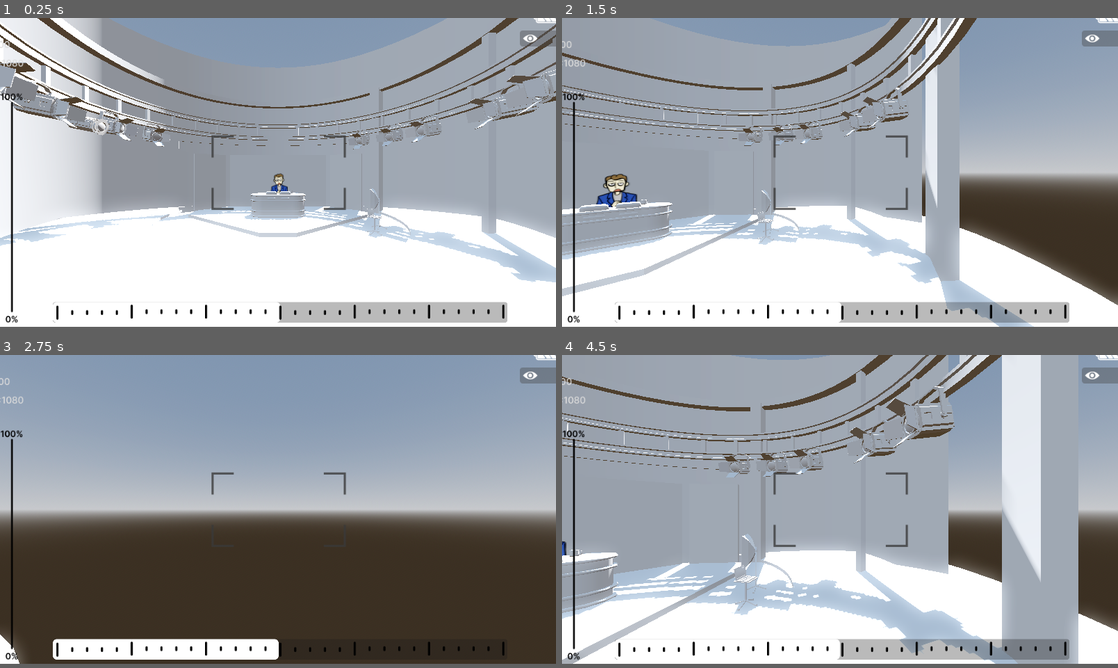
Above: before the commit, frames 1-4 (two rows, left to right).
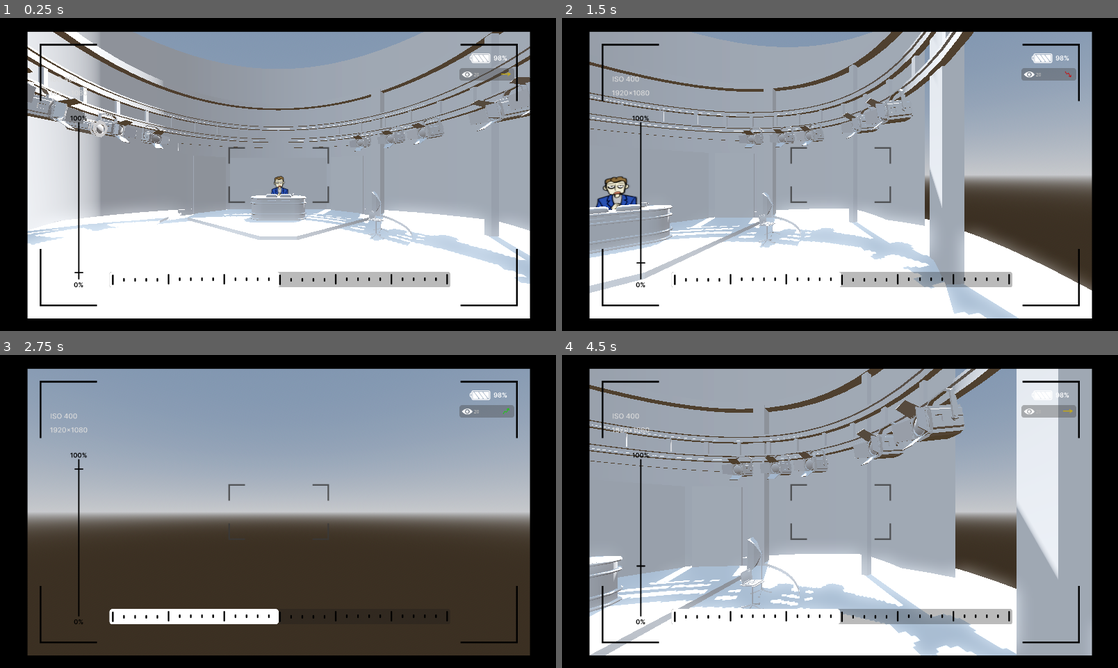
Above: after the commit, the same moments.

Repository: RyujinDraknir/GGJ-2024
Game: Godot game, scene res://scenes/main.tscn
The game is run twice, just before and just after one commit, with the same random seed, the same clock (stepped at 60 frames per second) and the same inputs.
Inputs (mouse positions are in pixels of both pictures, inside the frame that each line leads up to):
- Up to frame 1 (0.25 s): no input
- Up to frame 2 (1.5 s): tap Enter at 0.5 s; move the mouse to (867, 171) at 0.52 s; press the mouse at (867, 171) at 0.53 s; hold D (right) 0.53-1.28 s; move the mouse to (812, 174) at 1.27 s; release the mouse at (812, 174) at 1.28 s; hold A (left) from 1.28 s (still down); tap V (bad) at 1.35 s
- Up to frame 3 (2.75 s): click (250, 511) at 1.55 s; move the mouse to (289, 505) at 2.02 s; release A (left) at 2.03 s; press the mouse at (289, 505) at 2.03 s; hold D (right) from 2.03 s (still down); tap N (good) at 2.1 s
- Up to frame 4 (4.5 s): move the mouse to (834, 514) at 2.77 s; release the mouse at (834, 514) at 2.78 s; tap B (neutral) at 2.85 s; click (834, 514) at 3.05 s; move the mouse to (878, 514) at 3.52 s; release D (right) at 3.53 s; press the mouse at (878, 514) at 3.53 s; hold A (left) from 3.53 s (still down); move the mouse to (795, 505) at 4.27 s; release the mouse at (795, 505) at 4.28 s; click (795, 505) at 4.35 s
In our replay, the window is 800x444 before the commit and 800x450 after it. These sizes can differ from the game's own. Grey fills any space a smaller window leaves; there, only what the larger window draws over its background counts as a difference.

The runs differ from the first frame. In frame 1, 30% of the frame differs, in the area x 0-100%, y 0-99%; in frame 2, 31%; in frame 3, 23%; in frame 4, 37%.

Commit message:
add dynamic zoom ui

Diff:
--- /dev/null
+++ b/prefabScenes/ProgressZoom.gd
@@ -0,0 +1,28 @@
+extends Sprite2D
+
+@onready var zoomBar : Sprite2D = get_parent()
+#@onready var player = get_node("Player")
+
+const MAX_HEIGHT_POURCENT : float = 0.8
+
+var parentBarWidth : int
+var parentBarHeight : int
+
+# Called when the node enters the scene tree for the first time.
+func _ready():
+	parentBarHeight = zoomBar.texture.get_height()
+	position.y = round(parentBarHeight/2 * MAX_HEIGHT_POURCENT)
+
+# Called every frame. 'delta' is the elapsed time since the previous frame.
+func _process(delta):
+	var player = get_parent().get_parent().get_parent().get_parent();
+	var barPosition : Vector2 = zoomBar.position
+	print("---------------")
+	print(player.zoom)
+	var yTarget = 0;
+	if player.zoom:
+		yTarget = round(-(parentBarHeight/2 * MAX_HEIGHT_POURCENT))
+	else:
+		yTarget = round(parentBarHeight/2 * MAX_HEIGHT_POURCENT)
+	barPosition.y = yTarget
+	position.y = lerp(position.y, yTarget, 0.2)
--- a/prefabScenes/player_hud.tscn
+++ b/prefabScenes/player_hud.tscn
@@ -7,6 +7,8 @@
 [ext_resource type="Texture2D" uid="uid://ctjnd66qmqnji" path="res://assets/images/Audimat-notstonks.svg" id="4_60m7g"]
 [ext_resource type="Texture2D" uid="uid://baufa7x3hmp02" path="res://assets/images/Audimat-neutral.svg" id="5_hl44a"]
 [ext_resource type="Texture2D" uid="uid://d1lbc1crm60f7" path="res://assets/images/Zoom.png" id="7_3j27g"]
+[ext_resource type="Texture2D" uid="uid://lth8j2nn2lx0" path="res://assets/images/Progress Zoom.svg" id="8_g2lwu"]
+[ext_resource type="Script" path="res://prefabScenes/ProgressZoom.gd" id="9_2pojh"]
 
 [sub_resource type="StyleBoxFlat" id="StyleBoxFlat_x0knh"]
 bg_color = Color(1, 1, 1, 1)
@@ -96,3 +98,7 @@
 position = Vector2(-690, 95)
 scale = Vector2(1.5, 1.5)
 texture = ExtResource("7_3j27g")
+
+[node name="ProgressZoom" type="Sprite2D" parent="Container/Zoom"]
+texture = ExtResource("8_g2lwu")
+script = ExtResource("9_2pojh")
--- a/project.godot
+++ b/project.godot
@@ -17,8 +17,8 @@
 
 [display]
 
-window/size/viewport_width=1440
-window/size/viewport_height=800
+window/size/viewport_width=1920
+window/size/viewport_height=1080
 window/stretch/mode="viewport"
 window/stretch/aspect="expand"
 
--- a/scripts/player.gd
+++ b/scripts/player.gd
@@ -25,7 +25,7 @@
 var targetRotation : Vector3
 var startRotation : Vector3
 var lastMousePosition : Vector2
-var zoom : bool
+@export var zoom : bool = false
 var willZoom : bool
 var canZoom : bool = false
 
@@ -64,7 +64,7 @@
 		state_component.state_is_good()
 
 	var canRotate = round(rad_to_deg(targetRotation.y)) == round(pivot.rotation_degrees.y)
-	print(isCameraMoving)
+
 	if (canRotate && canZoom && !isCameraMoving):
 		audio_stream.stop()
 	if(!canZoom) :
@@ -85,7 +85,6 @@
 
 	var zoomSource
 	if zoom:
-		#print(camera.position)
 		camera.position.z = lerp(camera.position.z,-7.0,delta*LERP_ZOOM_SPEED)
 
 		camera.position.y = lerp(camera.position.y, -lastMousePosition.y, delta*LERP_ZOOM_SENS_SPEED)
Not shown: 1 places in prefabScenes/player_hud.tscn that only renumber resources
